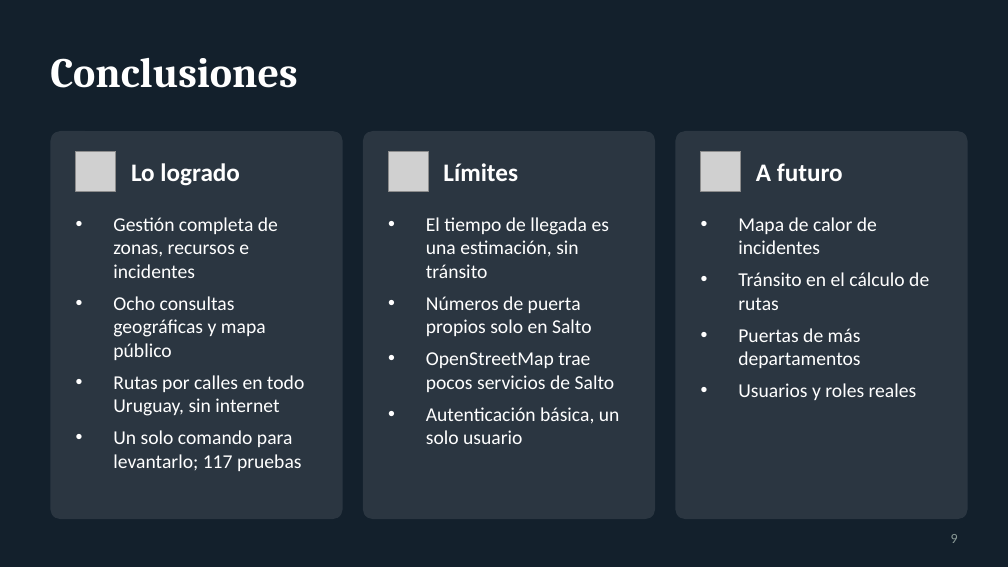
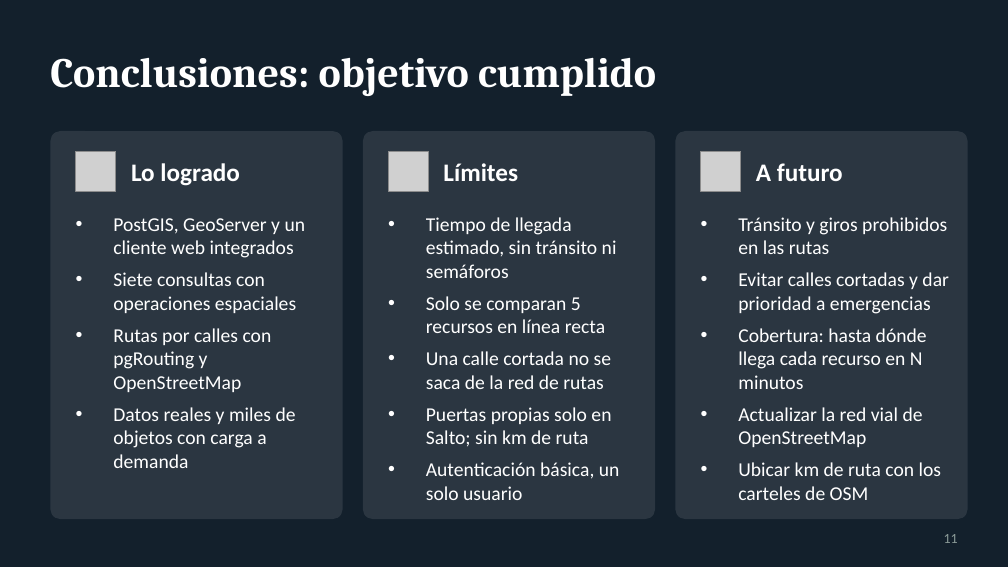
Before and after one commit to Facu185/geotravel, a slide deck: slide 11 of docs/defensa/UrbanSafe_defensa.pptx (slide 9 before the commit). Drawn at 1008x567 pixels with LibreOffice and Linux fonts; fonts in the diff are those of the drawing; grey boxes stand for pictures. Boxes give left, top, right and bottom in pixels: in the first picture for what was removed or moved away, otherwise in the second. Text is boxed around its words. In the diff, an @@ line names an element or a change of style, - is before the commit and + after.

```diff
--- a/docs/defensa/UrbanSafe_defensa.pptx
+++ b/docs/defensa/UrbanSafe_defensa.pptx
@@ title at bbox=[50, 58, 656, 96]: text changed @@
-Conclusiones
+Conclusiones: objetivo cumplido
@@ text at bbox=[113, 218, 306, 468]: text changed @@
-• Gestión completa de zonas, recursos e incidentes
-• Ocho consultas geográficas y mapa público
-• Rutas por calles en todo Uruguay, sin internet
-• Un solo comando para levantarlo; 117 pruebas
+• PostGIS, GeoServer y un cliente web integrados
+• Siete consultas con operaciones espaciales
+• Rutas por calles con pgRouting y OpenStreetMap
+• Datos reales y miles de objetos con carga a demanda
@@ text at bbox=[426, 217, 617, 447]: text changed @@
-• El tiempo de llegada es una estimación, sin tránsito
-• Números de puerta propios solo en Salto
-• OpenStreetMap trae pocos servicios de Salto
+• Tiempo de llegada estimado, sin tránsito ni semáforos
+• Solo se comparan 5 recursos en línea recta
+• Una calle cortada no se saca de la red de rutas
+• Puertas propias solo en Salto; sin km de ruta
@@ text at bbox=[738, 217, 949, 500]: text changed @@
-• Mapa de calor de incidentes
-• Tránsito en el cálculo de rutas
-• Puertas de más departamentos
-• Usuarios y roles reales
+• Tránsito y giros prohibidos en las rutas
+• Evitar calles cortadas y dar prioridad a emergencias
+• Cobertura: hasta dónde llega cada recurso en N minutos
+• Actualizar la red vial de OpenStreetMap
+• Ubicar km de ruta con los carteles de OSM
@@ page number at bbox=[944, 534, 958, 543]: text changed @@
-9
+11
```
Also in this commit, not shown: 8 other slides changed, 2 slides added.
